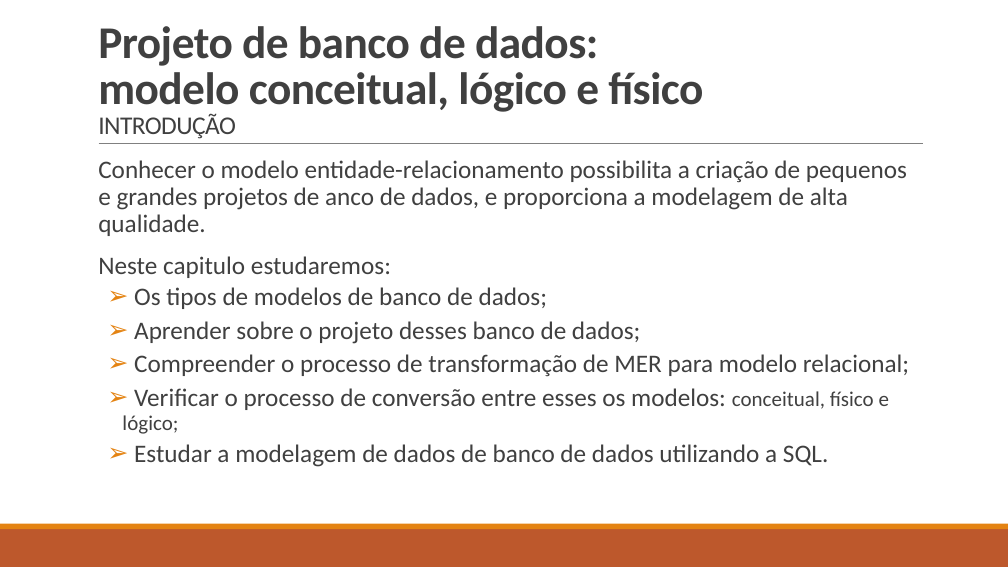
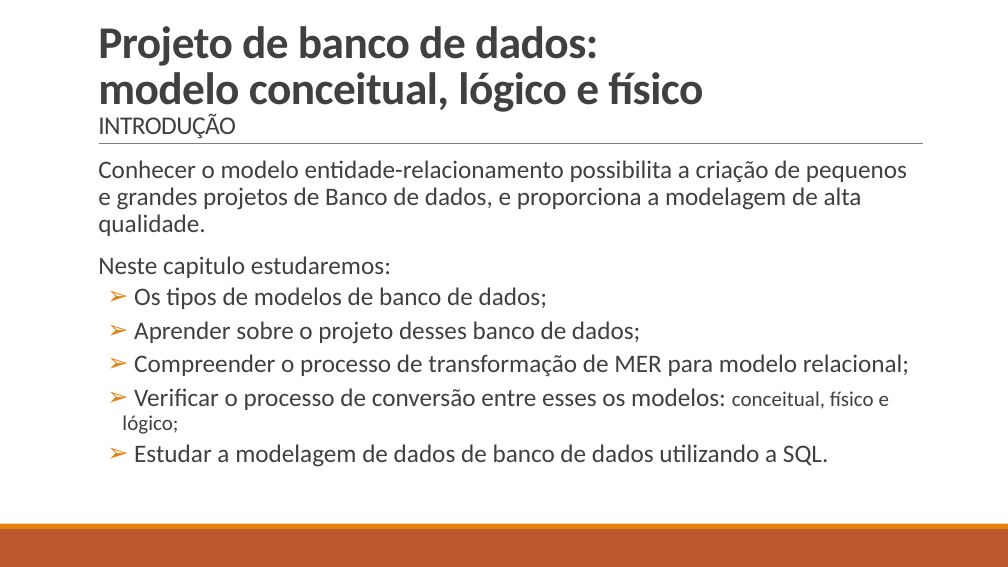
Before and after one commit to LucasHerculanoAmaro/Minhas-Aulas, a slide deck: slide 2 of Euripedes Simões de Paula/Banco de Dados/Aula 5/Projeto de banco de dados.pptx. Drawn at 1008x567 pixels with LibreOffice and Linux fonts; fonts in the diff are those of the drawing. Boxes give left, top, right and bottom in pixels: in the first picture for what was removed or moved away, otherwise in the second. Text is boxed around its words. In the diff, an @@ line names an element or a change of style, - is before the commit and + after.

Commit message:
Terminando a aula 5 de banco de dados e adicionando aula de dispositivos móveis

```diff
--- a/Euripedes Simões de Paula/Banco de Dados/Aula 5/Projeto de banco de dados.pptx
+++ b/Euripedes Simões de Paula/Banco de Dados/Aula 5/Projeto de banco de dados.pptx
@@ text at [98,160,907,236]: text changed @@
-  Conhecer o modelo entidade-relacionamento possibilita a criação de pequenos e grandes projetos de anco de dados, e proporciona a modelagem de alta qualidade.
+  Conhecer o modelo entidade-relacionamento possibilita a criação de pequenos e grandes projetos de Banco de dados, e proporciona a modelagem de alta qualidade.
```
Also in this commit, not shown: 1 other slide changed, 5 slides added, 5 other files.
